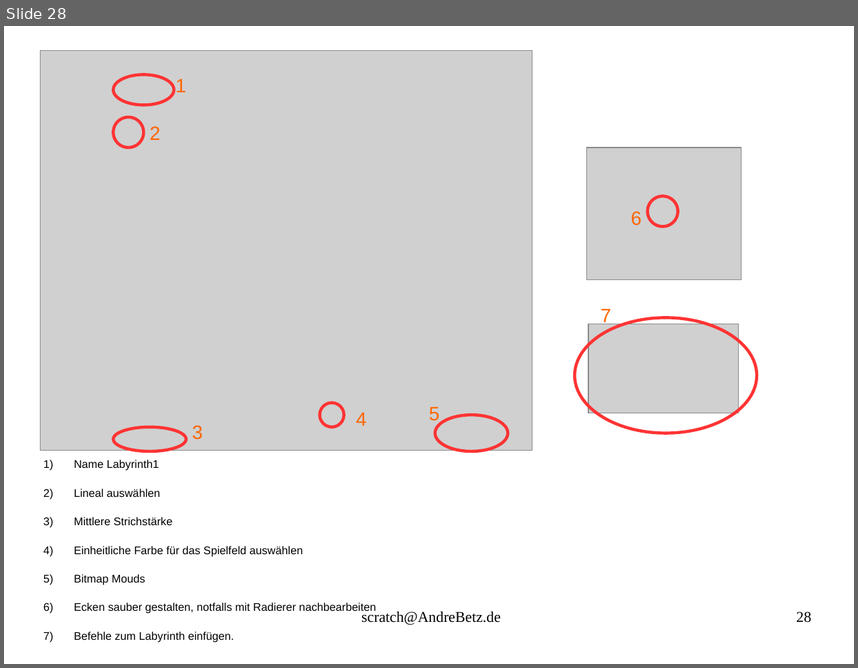
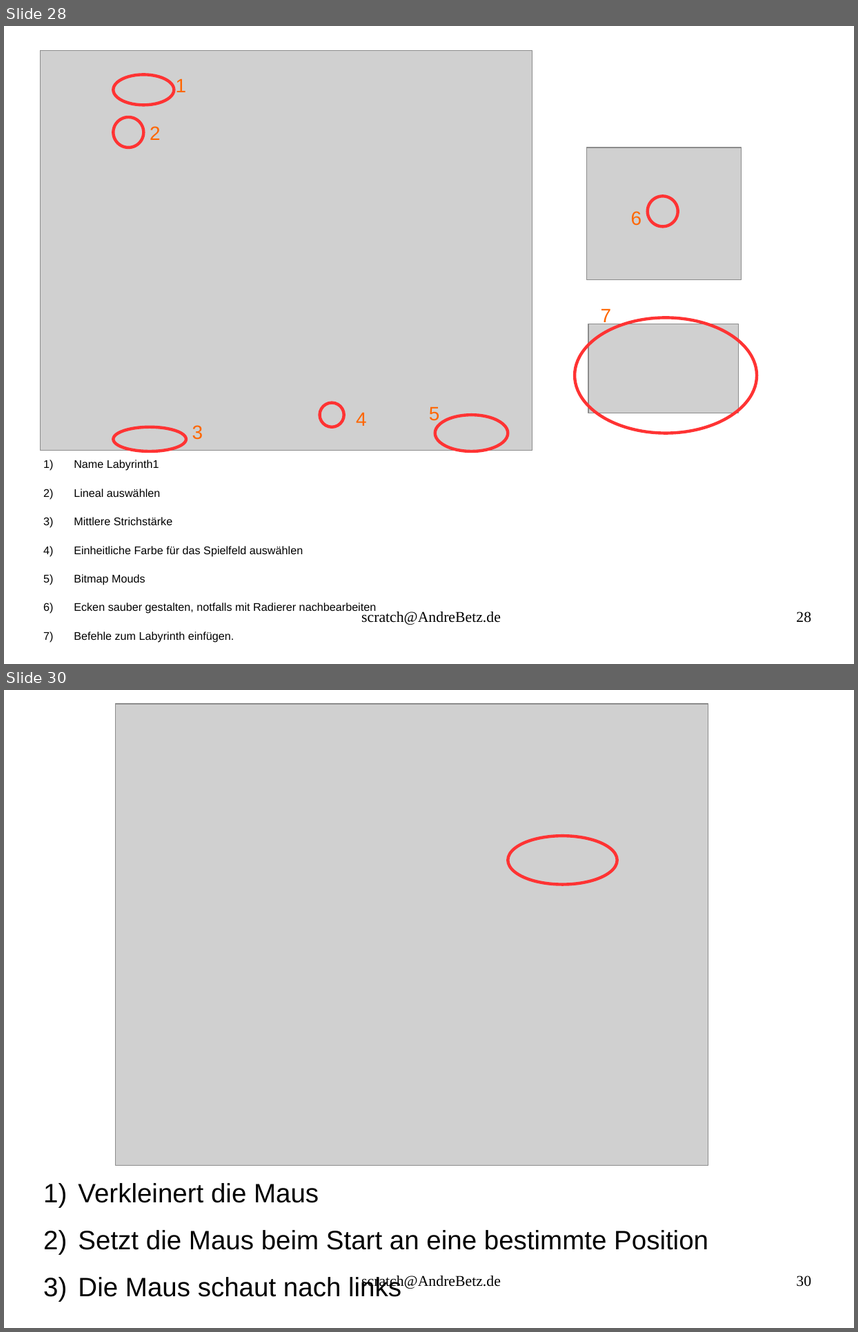
Before and after one commit to sky4walk/documents, a slide deck: ProgrammierkursScratchSpiel.odp. Shown one above the other, each under a label of ours: slide 28 before the commit, slides 28 and 30 after it; the slides between them are not shown. The pictures are 858x668 and 858x1332 pixels, drawn with LibreOffice and Linux fonts; fonts in the diff are those of the drawing; grey boxes stand for pictures. Boxes give left, top, right and bottom in pixels: in the first picture for what was removed or moved away, otherwise in the second. Text is boxed around its words. In the diff, an @@ line names an element or a change of style, - is before the commit and + after.

```diff
--- a/ProgrammierkursScratchSpiel.odp
+++ b/ProgrammierkursScratchSpiel.odp
@@ slide 30 added at [4,690,854,1328], background #FFFFFF @@
@@ picture added at [116,704,709,1165] @@
@@ ellipse added at [508,836,618,885], outline #FF3333 2.83 pt @@
@@ text added at [78,1183,708,1297], 24.8 pt, text #000000 @@
+1) Verkleinert die Maus
+2) Setzt die Maus beim Start an eine bestimmte Position
+3) Die Maus schaut nach links
@@ text added at [361,1275,501,1289], 14 pt, text #000000 @@
+scratch@AndreBetz.de
@@ page number added at [796,1275,811,1286], 14 pt, text #000000 @@
+30
```
Also in this commit, not shown: 3 other slides added, 2 other files.
